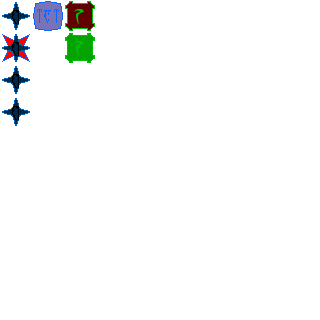
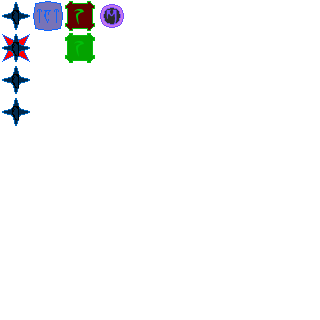
Before/after of a (320, 320) layered artwork. What changed in the layer stack:
added group "Mysticism" with 5 layers above "Alt" over [left=100, top=4, right=124, bottom=28]
added group "SoulTrap" with 4 layers in group "Mysticism" over [left=100, top=4, right=124, bottom=28]
added layer "m" in group "SoulTrap" over [left=106, top=9, right=117, bottom=26]
added layer "Layer 14" in group "SoulTrap" over [left=104, top=8, right=120, bottom=24]
added layer "Layer 13" in group "SoulTrap" over [left=101, top=5, right=123, bottom=27]
added layer "Layer 12" in group "SoulTrap" over [left=100, top=4, right=124, bottom=28]
